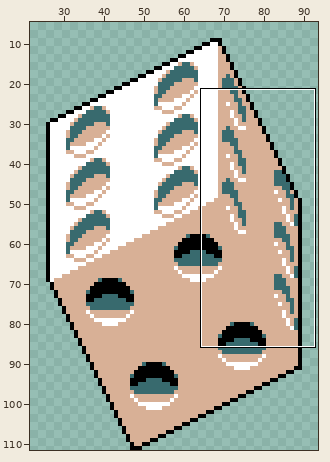
Pixel-art file, stored at game/assets/source/effect-dice.aseprite. Above, an overview of the earlier version with the close-up marked.
Close-up. Before the edit:
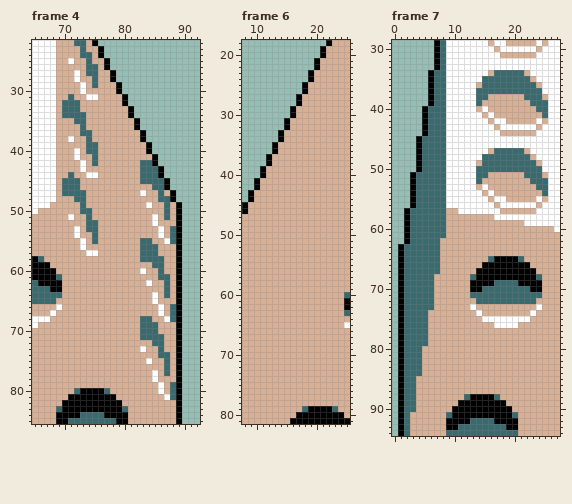
96x112 pixels, 8 frames. Shown: frame 4: x 65..92, y 22..85; frame 6: x 8..25, y 18..81; frame 7: x 0..27, y 29..94. The wide view leaves out empty margins. The commit also changed other frames or places, which this record leaves out.
New version:
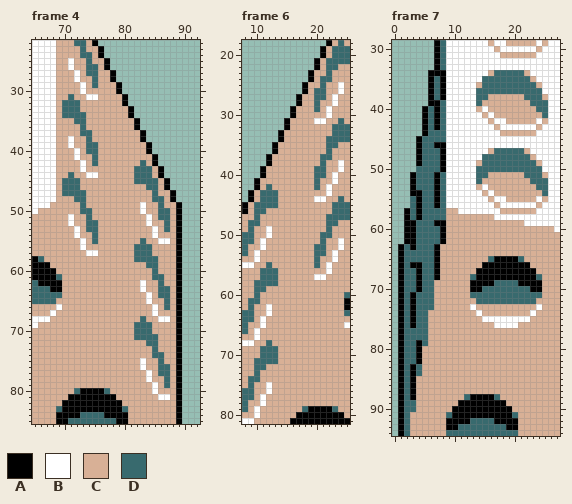
Palette (. is transparent): A #000000  B #ffffff  C #d8b096  D #386a6e
Change:
Changed rows in their new state; - is an unchanged pixel.
Frame 4, layer "Layer 6":
first column x 71:
26 B
first column x 71:
39 B-----------------
42 -------------C----
43 -----------D--C---
44 -----------D--C---
45 -----------D---C--
46 -------------D-C--
47 ------------C-DC--
48 --------------D-C-
49 ------------BC-DC-
50 ------------B--D--
51 -------------BCD--
52 B------------BC-D-
53 --------------BCDC
54 --------------BC-C
55 -------------C-B-C
56 -----------D--C---
57 -----------D--C---
58 -----------D---C--
59 -------------D-C--
60 ------------C-DC--
61 --------------D-C-
62 ------------BC-DC-
63 ------------B--D--
64 -------------BCD--
65 -------------BC-D-
66 --------------BCDC
67 --------------BC-C
68 -------------C-B-C
69 -----------D--C---
70 -----------D--C---
71 -----------D---C--
72 -------------D-C--
73 ------------C-DC--
74 --------------D-C-
75 ------------BC-DC-
76 ------------B--D--
77 -------------BCD--
78 -------------BC-D-
79 --------------BCDC
80 --------------BC-C
81 ---------------B-C
Frame 6, layer "Layer 6":
first column x 8:
18 ----------------D-
19 ---------------DDD
20 ---------------DDD
21 --------------DDDD
22 --------------DD--
23 --------------D---
24 -------------DD---
25 -------------D--B-
26 ------------DD--B-
27 ------------DD-B--
28 ------------D--B--
29 ------------D-B---
30 --------------B---
31 ------------BB--D-
32 ---------------DDD
33 ---------------DDD
34 --------------DDDD
35 --------------DD--
36 --------------D---
37 -------------DD---
38 -------------D--B-
39 ------------DD--B-
40 ------------DD-B--
41 ------------D--B--
42 ----D-------D-B---
43 ---DDD--------B---
44 ---DDD------BB--D-
45 --DDDD---------DDD
46 --DD-----------DDD
47 --D-----------DDDD
48 -DD-----------DD--
49 -D--B---------D---
50 DD--B--------DD---
51 DD-B---------D--B-
52 D--B--------DD--B-
53 D-B---------DD-B--
54 --B---------D--B--
55 BB--D-------D-B---
56 ---DDD--------B---
57 ---DDD------BB----
58 --DDDD------------
59 --DD--------------
60 --D---------------
61 -DD---------------
62 -D--B-------------
63 DD--B-------------
64 DD-B--------------
65 D--B--------------
66 D-B---------------
67 --B---------------
68 BB--D-------------
69 ---DDD------------
70 ---DDD------------
71 --DDDD------------
72 --DD--------------
73 --D---------------
74 -DD---------------
75 -D--B-------------
76 DD--B-------------
77 DD-B--------------
78 D--B--------------
79 D-B---------------
80 --B---------------
81 BB----------------
Frame 7, layer "Layer 6":
first column x 3:
34 ----AA
35 -----A
36 -----A
37 -----A
38 -----A
39 ----A-
40 ----A-
41 ----A-
42 ----A-
43 ----A-
46 ----AA
47 -----A
48 -----A
49 -----A
50 -D---A
51 ----A-
52 ----A-
53 ----A-
54 -A--A-
55 DA--A-
56 DA--A-
57 -A----
58 -A----
59 A---AA
60 A----A
61 A----A
62 A----A
63 A---A-
64 ----A-
65 ----A-
66 AA--A-
67 -A--A-
68 -A--A-
69 -A----
70 -A----
71 A-----
72 A-----
73 A-----
74 A-----
75 A-----
76 A-----
79 -A----
80 -A----
81 -A----
82 -A----
83 A-----
84 A-----
85 A-----
86 A-----
87 A-----
88 A-----
Boxes around the changes in both close-ups, in picture pixels (x1, y1, x2, y2):
changed: (68, 64, 74, 70)
changed: (68, 142, 74, 148)
changed: (134, 160, 176, 400)
changed: (68, 220, 74, 226)
changed: (314, 40, 350, 280)
changed: (242, 184, 278, 424)
changed: (410, 70, 446, 400)
